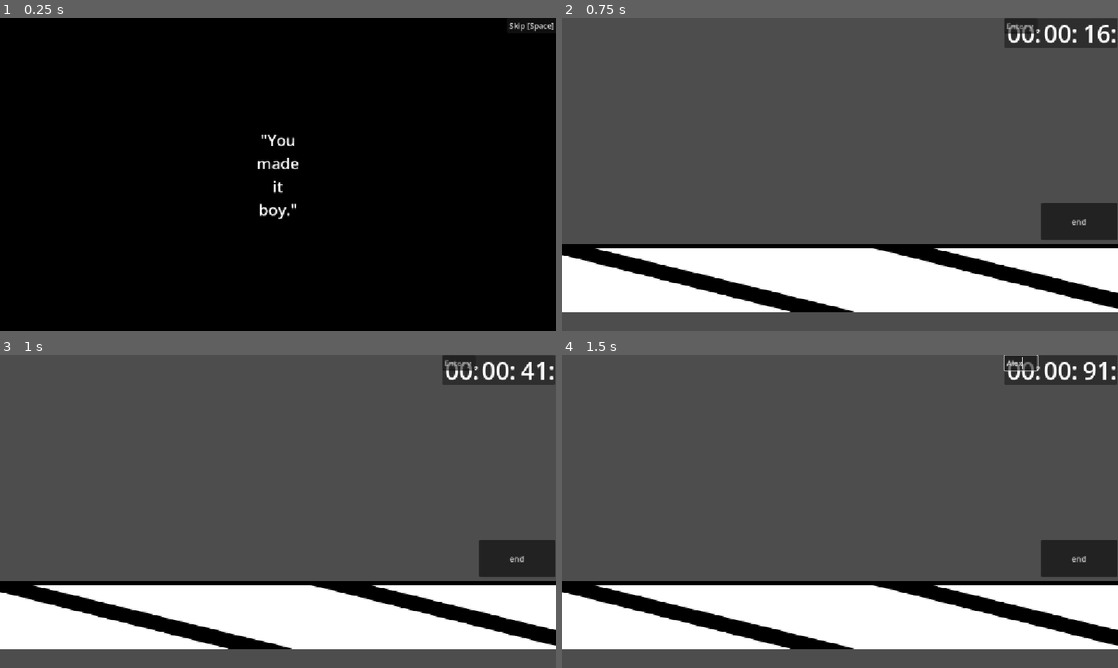
Above: before the commit, frames 1-4 (two rows, left to right).
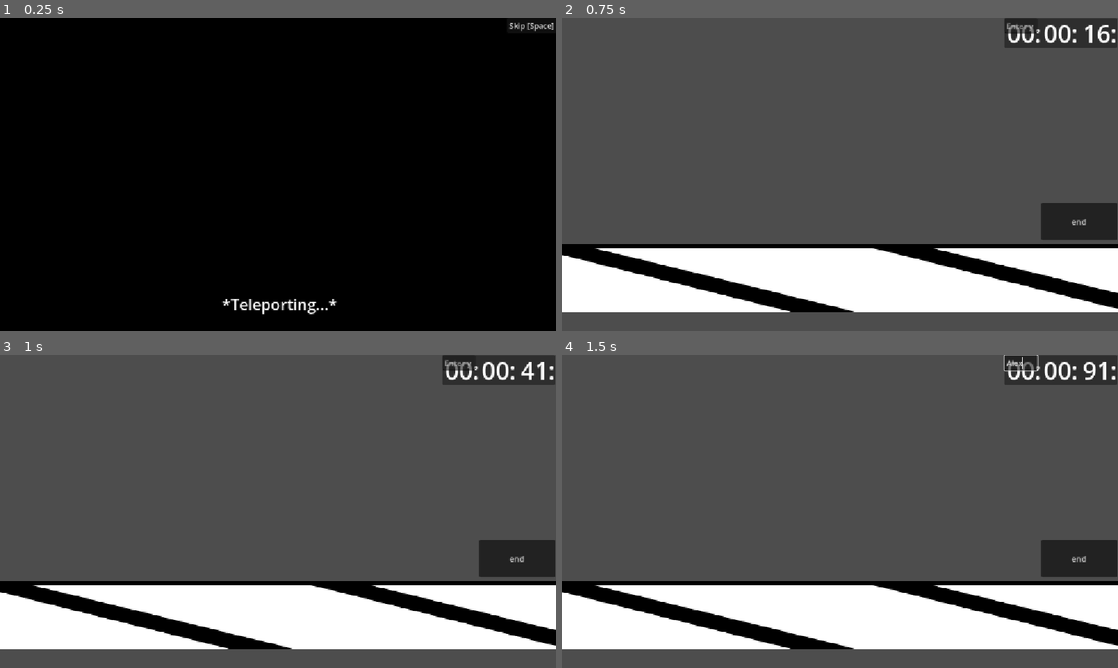
Above: after the commit, the same moments.

Repository: average4136/head-over-heels-game
Game: Godot game, scene res://Scenes/Cutscenes/ending_cutscene.tscn
Two runs of this game, one before a commit and one after it. Both use one fixed random seed, a clock stepped at 60 frames per second and the inputs below. This scene is started directly instead of the project's main scene.
Inputs (mouse positions are in pixels of both pictures, inside the frame that each line leads up to):
- Up to frame 1 (0.25 s): no input
- Up to frame 2 (0.75 s): click "Skip [Space]" at 0.5 s
- Up to frame 3 (1 s): no input
- Up to frame 4 (1.5 s): click (1023, 364) at 1.27 s; type "Alex" at 1.35 s

The runs differ from the first frame. In frame 1, 0.8% of the frame differs, in the area x 39-61%, y 37-95%; in frame 2, nothing differs; in frame 3, nothing differs; in frame 4, nothing differs.

Commit message:
ending_cutscene put together

Diff:
--- a/Scenes/Cutscenes/ending_cutscene.tscn
+++ b/Scenes/Cutscenes/ending_cutscene.tscn
@@ -5,3 +5,20 @@
 
 [node name="CutscenePlayer" unique_id=1560959999 instance=ExtResource("1_3j5s0")]
 script = ExtResource("2_3j5s0")
+next_scene = "res://Scenes/Main_Menu.tscn"
+
+[node name="CardText" parent="." index="2" unique_id=1812275407]
+anchors_preset = 12
+anchor_left = 0.0
+anchor_top = 1.0
+anchor_right = 1.0
+anchor_bottom = 1.0
+offset_left = 3.0
+offset_top = -78.0
+offset_right = 3.0
+offset_bottom = -33.0
+grow_vertical = 0
+theme_override_colors/font_shadow_color = Color(0, 0, 0, 0.627451)
+theme_override_colors/font_outline_color = Color(0, 0, 0, 1)
+theme_override_constants/shadow_offset_x = 2
+theme_override_constants/outline_size = 8
--- /dev/null
+++ b/Scenes/Cutscenes/gameplay_ending_scene.tscn
@@ -0,0 +1,3 @@
+[gd_scene format=3 uid="uid://bw5wwh7d4l0c3"]
+
+[node name="gameplay_ending_scene" type="Node2D" unique_id=1484677246]
--- /dev/null
+++ b/Scenes/challenge_level.tscn
@@ -0,0 +1,74 @@
+[gd_scene format=3 uid="uid://qprqcwh18cls"]
+
+[ext_resource type="Texture2D" uid="uid://dt0uoxps4dlv0" path="res://Assets/Stages/fields/skybox.png" id="1_gy23m"]
+[ext_resource type="Texture2D" uid="uid://tjt0sjw4u7au" path="res://Assets/Stages/fields/mountains.png" id="2_8bkry"]
+[ext_resource type="Texture2D" uid="uid://bpsvs1cw38n0d" path="res://Assets/Stages/fields/base.png" id="2_vu001"]
+[ext_resource type="Texture2D" uid="uid://528gwsgvogbw" path="res://Assets/Stages/fields/bushesFront.png" id="3_8bkry"]
+[ext_resource type="Script" uid="uid://pugukmrvm58r" path="res://Scenes/bounds.gd" id="5_mumxs"]
+[ext_resource type="PackedScene" uid="uid://bjr2pk7rk0ktn" path="res://Scenes/Entities/Guy-Custom.tscn" id="5_vu001"]
+[ext_resource type="AudioStream" uid="uid://bfbpttxfsdih0" path="res://Assets/Music/HeelOver.mp3" id="6_8bkry"]
+
+[sub_resource type="RectangleShape2D" id="RectangleShape2D_m74fc"]
+size = Vector2(43583, 546)
+
+[node name="Node2D" type="Node2D" unique_id=334051840]
+
+[node name="BACKGROUND" type="Parallax2D" parent="." unique_id=1725807803]
+scroll_scale = Vector2(0.01, 0.5)
+scroll_offset = Vector2(0, 700)
+
+[node name="Sprite2D2" type="Sprite2D" parent="BACKGROUND" unique_id=799623932]
+position = Vector2(751.1739, -444.601)
+scale = Vector2(1.548057, 1.5480568)
+texture = ExtResource("1_gy23m")
+
+[node name="Sprite2D2" type="Sprite2D" parent="BACKGROUND/Sprite2D2" unique_id=2093714270]
+position = Vector2(0.5336647, 13.953636)
+scale = Vector2(1.0113921, 1.011392)
+texture = ExtResource("2_8bkry")
+
+[node name="BASE" type="Parallax2D" parent="." unique_id=1194922355]
+scale = Vector2(1.5472223, 1.5472223)
+repeat_size = Vector2(2560, 0)
+repeat_times = 10
+
+[node name="Sprite2D" type="Sprite2D" parent="BASE" unique_id=1444445960]
+texture = ExtResource("2_vu001")
+
+[node name="StaticBody2D" type="StaticBody2D" parent="." unique_id=1612453333]
+position = Vector2(-85, 354)
+
+[node name="PlayerMovebox" type="CollisionShape2D" parent="StaticBody2D" unique_id=1991705216]
+unique_name_in_owner = true
+position = Vector2(60, 356)
+shape = SubResource("RectangleShape2D_m74fc")
+
+[node name="Guy" parent="StaticBody2D" unique_id=1796156875 instance=ExtResource("5_vu001")]
+unique_name_in_owner = true
+position = Vector2(792, 17)
+
+[node name="TheCam" type="Camera2D" parent="StaticBody2D" unique_id=940705612]
+unique_name_in_owner = true
+position = Vector2(754, -435)
+zoom = Vector2(0.3, 0.3)
+limit_enabled = false
+position_smoothing_enabled = true
+drag_horizontal_enabled = true
+script = ExtResource("5_mumxs")
+
+[node name="Hitboxes" type="Sprite2D" parent="." unique_id=1306339180]
+position = Vector2(786, 51.000004)
+scale = Vector2(4.150244, 0.30522564)
+
+[node name="Parallax2D" type="Parallax2D" parent="." unique_id=1442591032]
+scale = Vector2(1.5628406, 1.5628407)
+repeat_size = Vector2(2560, 0)
+repeat_times = 10
+
+[node name="Sprite2D2" type="Sprite2D" parent="Parallax2D" unique_id=1624569120]
+scale = Vector2(1.0000001, 1)
+texture = ExtResource("3_8bkry")
+
+[node name="AudioStreamPlayer" type="AudioStreamPlayer" parent="." unique_id=1355507055]
+stream = ExtResource("6_8bkry")
+autoplay = true
--- a/Scripts/ending_cutscene.gd
+++ b/Scripts/ending_cutscene.gd
@@ -1,20 +1,120 @@
 extends "res://Scripts/cutscene_player.gd"
+
+@export_file("*.tscn") var next_scene: String = "res://Scenes/Main_Menu.tscn"
+
+func _ready() -> void:
+	super._ready()
+	if ost:
+		ost.play()
 
 func _setup_slides() -> void:
 	slides = [
-		{"text": "\"You made it boy.\"", "img": null, "audio": null, "time": 3.0},
-		{"text": "\"Will you cure me now?\"", "img": null, "audio": null, "time": 3.0},
-		{"text": "\"You've gotten really good with that head though, I feel like you should keep it\"", "img": null, "audio": null, "time": 4.0},
-		{"text": "...", "img": null, "audio": null, "time": 2.0},
-		{"text": "\"you're no fun. fine. walk through that portal. but hear my word, i cannot guarantee your syndrome to be fixed. that is truth. its up to you\"", "img": null, "audio": null, "time": 5.0},
-		{"text": "\"wait, WHAT?\"", "img": null, "audio": null, "time": 2.0},
-		{"text": "*Teleporting...*", "img": null, "audio": null, "time": 2.0},
-		{"text": "\"hey, excuse me! wait up!\"", "img": null, "audio": null, "time": 3.0},
-		{"text": "\"hm?\"", "img": null, "audio": null, "time": 2.0},
-		{"text": "\"shoot. i must look so stupid. i should say nevermind. she must be so disgusted\"", "img": null, "audio": null, "time": 4.0},
-		{"text": "*She turns around, smiling and listening intently.*", "img": null, "audio": null, "time": 3.5},
-		{"text": "\"i guess that stupid omni-whatever being was right...\"", "img": null, "audio": null, "time": 3.5},
-		{"text": "\"its all just in my head.\"", "img": null, "audio": null, "time": 3.0},
-		{"text": "\"i feel so light.\"", "img": null, "audio": null, "time": 3.0},
-		{"text": "<<<< Hi, my name is... >>>>\n\nDOWN BAD.", "img": null, "audio": null, "time": 5.0}
+		{
+			"text": "*Teleporting...*",
+			"img": null,
+			"audio": null,
+			"time": 1.5
+		},
+		{
+			"text": "",
+			"img": preload("res://Assets/Cutscenes/ACTUAL_Ending_Cutscene_0.5.png"),
+			"audio": null,
+			"time": 3.0
+		},
+		{
+			"text": "",
+			"img": preload("res://Assets/Cutscenes/Op_Scene_shoes_dream_no_grass.png"),
+			"audio": null,
+			"time": 2.0
+		},
+		{
+			"text": "Boy: \"Hey, excuse me! Wait up!\"",
+			"img": preload("res://Assets/Cutscenes/Op_Scene_03_strut_dream.png"),
+			"audio": null,
+			"time": 3.0
+		},
+		{
+			"text": "",
+			"img": preload("res://Assets/Cutscenes/Girl_Ending_Cutscene_Face_Reveal_V0.5.png"),
+			"audio": null,
+			"time": 0.5
+		},
+		{
+			"text": "\"Hm?\"",
+			"img": preload("res://Assets/Cutscenes/Girl_Ending_Cutscene_Face_Reveal_V0.5.png"),
+			"audio": null,
+			"time": 2.5
+		},
+		{
+			"text": "(Shoot. I must look so stupid.)",
+			"img": preload("res://Assets/Cutscenes/End_Goober.png"),
+			"audio": null,
+			"time": 3.0
+		},
+		{
+			"text": "(I should say never mind, she must be so disgusted...)",
+			"img": preload("res://Assets/Cutscenes/End_Goober.png"),
+			"audio": null,
+			"time": 4.0
+		},
+		{
+			"text": "(Wait, what?)",
+			"img": null,
+			"audio": null,
+			"time": 2.5
+		},
+		{
+			"text": "",
+			"img": preload("res://Assets/Cutscenes/Girl_Smile.png"),
+			"audio": null,
+			"time": 3.0
+		},
+		{
+			"text": "",
+			"img": preload("res://Assets/Cutscenes/Boy_0.5.png"),
+			"audio": null,
+			"time": 3.0
+		},
+		{
+			"text": "",
+			"img": preload("res://Assets/Cutscenes/Boy_Smile.png"),
+			"audio": null,
+			"time": 1.0
+		},
+		{
+			"text": "(I guess that stupid omni-whatever being was right...)",
+			"img": preload("res://Assets/Cutscenes/Boy_Smile.png"),
+			"audio": null,
+			"time": 4.0
+		},
+		{
+			"text": "(It was all just in my head.)",
+			"img": preload("res://Assets/Cutscenes/Boy_Smile.png"),
+			"audio": null,
+			"time": 3.0
+		},
+		{
+			"text": "",
+			"img": preload("res://Assets/Cutscenes/Boy_Smile.png"),
+			"audio": null,
+			"time": 0.5
+		},
+		{
+			"text": "\"Hi, my name is...\"",
+			"img": preload("res://Assets/Cutscenes/Boy_Smile_Talk.png"),
+			"audio": null,
+			"time": 4.0
+		},
+		{
+			"text": "THE END",
+			"img": null,
+			"audio": null,
+			"time": 5.0
+		},
 	]
+
+func _on_cutscene_finished() -> void:
+	if ost:
+		ost.stop()
+	if ResourceLoader.exists(next_scene):
+		get_tree().change_scene_to_file(next_scene)
Binary file added: Assets/Cutscenes/ACTUAL_Ending_Cutscene_0.5.png
Not shown, added: Assets/Cutscenes/ACTUAL_Ending_Cutscene_0.5.png.import
Binary file added: Assets/Cutscenes/Boy_0.5.png
Not shown, added: Assets/Cutscenes/Boy_0.5.png.import
Binary file added: Assets/Cutscenes/Boy_Smile.png
Not shown, added: Assets/Cutscenes/Boy_Smile.png.import
Binary file added: Assets/Cutscenes/Boy_Smile_Talk.png
Not shown, added: Assets/Cutscenes/Boy_Smile_Talk.png.import
Binary file added: Assets/Cutscenes/End_Goober.png
Not shown, added: Assets/Cutscenes/End_Goober.png.import
Binary file added: Assets/Cutscenes/Ending_Cutscene_Face_Reveal.gif
Binary file added: Assets/Cutscenes/Girl_Ending_Cutscene_Face_Reveal_V0.5.png
(and 6 more such lines)
